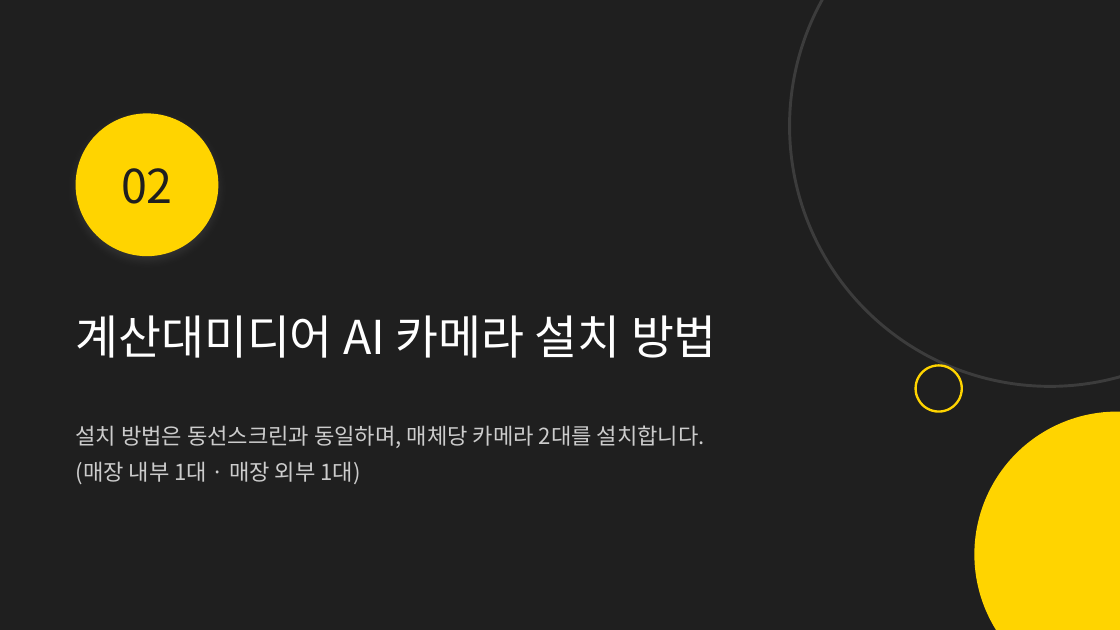
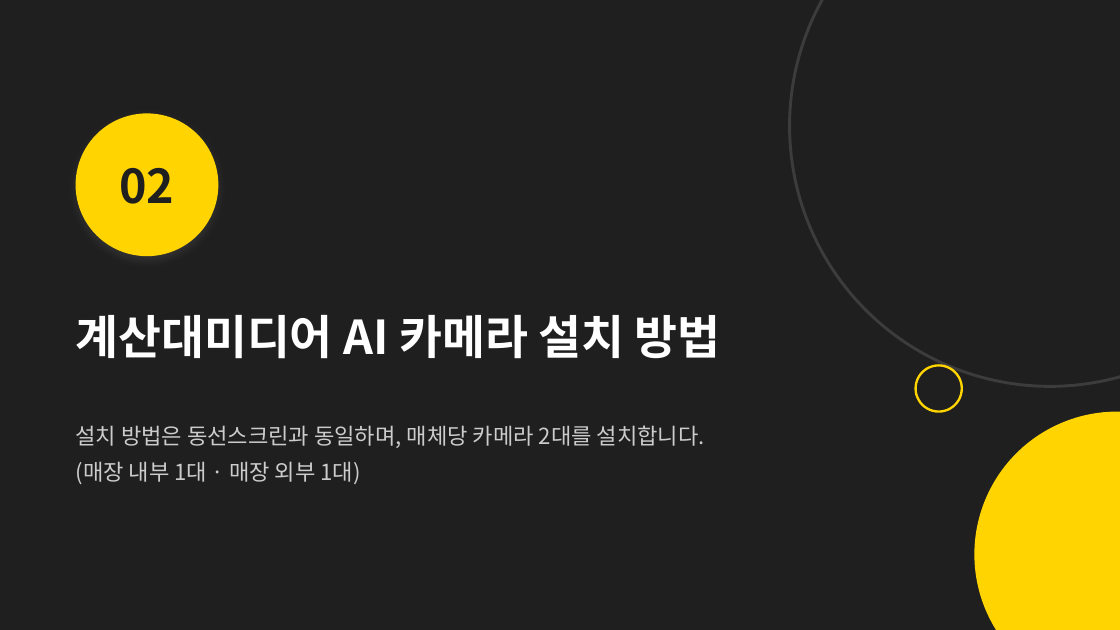
Before and after one commit to alsdn2947/ars, a slide deck: slide 14 of 이마트_AI카메라_설치매뉴얼.pptx. Drawn at 1120x630 pixels with LibreOffice and Linux fonts; fonts in the diff are those of the drawing. Boxes give left, top, right and bottom in pixels: in the first picture for what was removed or moved away, otherwise in the second. Text is boxed around its words. In the diff, an @@ line names an element or a change of style, - is before the commit and + after.

```diff
--- a/이마트_AI카메라_설치매뉴얼.pptx
+++ b/이마트_AI카메라_설치매뉴얼.pptx
@@ text "02" at (x1=119, y1=168, x2=174, y2=204): bold on @@
@@ text "계산대미디어 AI 카메라 설치 방법" at (x1=76, y1=315, x2=721, y2=359): bold on @@
```
Also in this commit, not shown: 23 other slides changed.
